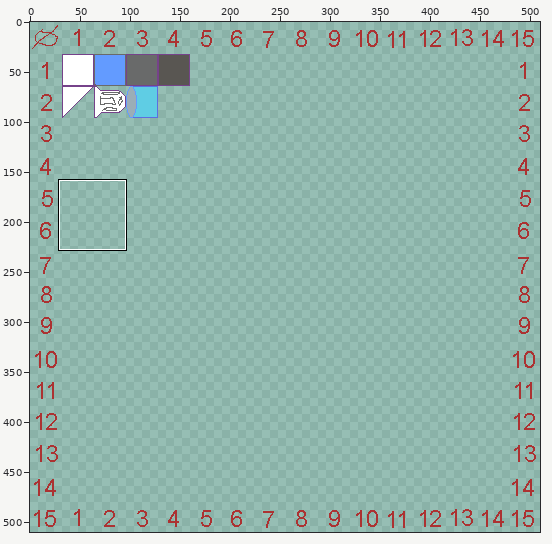
One commit to this pixel-art file: src-resources/ludumDare43/images/ship-001.aseprite. The picture above shows the old version from afar; the outline marks the close-up.
Close-up. Before the commit:
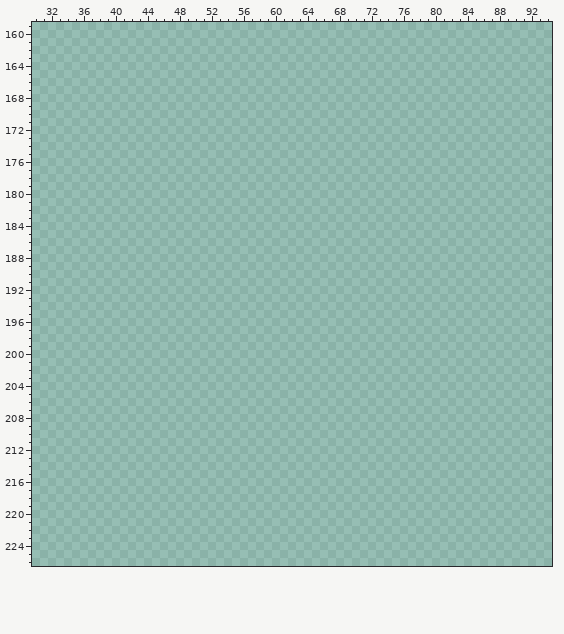
512x512 pixels, 1 frame. Shown: x 30..94, y 159..226. The wide view leaves out empty margins. The commit also changed other parts of the picture, which this record leaves out.
Palette (. is transparent): 
Pixels before (only the part around the change), first column x 31:
159 ................................................................
160 ................................................................
161 ................................................................
162 ................................................................
163 ................................................................
164 ................................................................
165 ................................................................
166 ................................................................
167 ................................................................
168 ................................................................
169 ................................................................
170 ................................................................
171 ................................................................
172 ................................................................
173 ................................................................
174 ................................................................
175 ................................................................
176 ................................................................
177 ................................................................
178 ................................................................
179 ................................................................
180 ................................................................
181 ................................................................
182 ................................................................
183 ................................................................
184 ................................................................
185 ................................................................
186 ................................................................
187 ................................................................
188 ................................................................
189 ................................................................
190 ................................................................
191 ................................................................
192 ................................................................
193 ................................................................
194 ................................................................
195 ................................................................
196 ................................................................
197 ................................................................
198 ................................................................
199 ................................................................
200 ................................................................
201 ................................................................
202 ................................................................
203 ................................................................
204 ................................................................
205 ................................................................
206 ................................................................
207 ................................................................
208 ................................................................
209 ................................................................
210 ................................................................
211 ................................................................
212 ................................................................
213 ................................................................
214 ................................................................
215 ................................................................
216 ................................................................
217 ................................................................
218 ................................................................
219 ................................................................
220 ................................................................
221 ................................................................
222 ................................................................
223 ................................................................
224 ................................................................
225 ................................................................
226 ................................................................
The result:
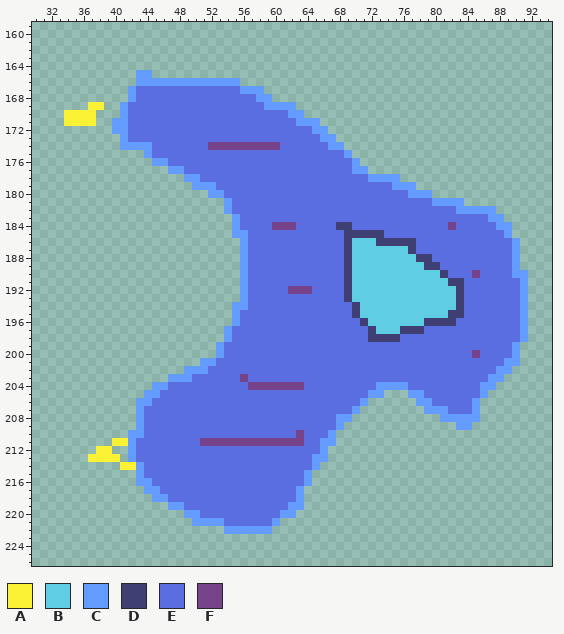
Colours new in this view: A #fbf236  B #5fcde4  C #639bff  D #3f3f74  E #5b6ee1  F #76428a
What changed:
y 165: x 43..44 .. -> CC
y 166: x 43..55 ............. -> CCCCCCCCCCCCC
y 167: x 42..58 ................. -> CEEEEEEEEEEEEECCC
y 168: x 42..59 .................. -> CEEEEEEEEEEEEEEECC
y 169: x 37..38 .. -> AA; x 41..62 ...................... -> CEEEEEEEEEEEEEEEEECCCC
y 170: x 34..37 .... -> AAAA; x 41..63 ....................... -> CEEEEEEEEEEEEEEEEEEEECC
y 171: x 34..37 .... -> AAAA; x 40..65 .......................... -> CCEEEEEEEEEEEEEEEEEEEEECCC
y 172: x 40..66 ........................... -> CCEEEEEEEEEEEEEEEEEEEEEEECC
y 173: x 41..67 ........................... -> CEEEEEEEEEEEEEEEEEEEEEEEECC
y 174: x 41..68 ............................ -> CCCCEEEEEEEFFFFFFFFFEEEEEECC
y 175: x 44..69 .......................... -> CEEEEEEEEEEEEEEEEEEEEEEEEC
y 176: x 45..70 .......................... -> CCEEEEEEEEEEEEEEEEEEEEEEEC
y 177: x 47..71 ......................... -> CCEEEEEEEEEEEEEEEEEEEEECC
y 178: x 49..75 ........................... -> CCEEEEEEEEEEEEEEEEEEEEECCCC
y 179: x 50..77 ............................ -> CCCEEEEEEEEEEEEEEEEEEEEEECCC
y 180: x 52..79 ............................ -> CCEEEEEEEEEEEEEEEEEEEEEEECCC
y 181: x 54..83 .............................. -> CEEEEEEEEEEEEEEEEEEEEEEEEECCCC
y 182: x 54..87 .................................. -> CEEEEEEEEEEEEEEEEEEEEEEEEEEEECCCCC
y 183: x 55..88 .................................. -> CEEEEEEEEEEEEEEEEEEEEEEEEEEEEEEECC
y 184: x 55..89 ................................... -> CEEEEFFFEEEEEDDEEEEEEEEEEEEFEEEEECC
y 185: x 55..89 ................................... -> CCEEEEEEEEEEEEDDDDDEEEEEEEEEEEEEEEC
y 186: x 56..90 ................................... -> CEEEEEEEEEEEEDBBBDDDDDEEEEEEEEEEEEC
y 187: x 56..90 ................................... -> CEEEEEEEEEEEEDBBBBBBBDEEEEEEEEEEEEC
y 188: x 56..90 ................................... -> CEEEEEEEEEEEEDBBBBBBBBDDEEEEEEEEEEC
y 189: x 56..90 ................................... -> CEEEEEEEEEEEEDBBBBBBBBBDDEEEEEEEEEC
y 190: x 56..91 .................................... -> CEEEEEEEEEEEEDBBBBBBBBBBBDEEEFEEEECC
y 191: x 56..91 .................................... -> CEEEEEEEEEEEEDBBBBBBBBBBBBDDEEEEEEEC
y 192: x 56..91 .................................... -> CEEEEEFFFEEEEDBBBBBBBBBBBBBDEEEEEEEC
y 193: x 56..91 .................................... -> CEEEEEEEEEEEEDBBBBBBBBBBBBBDEEEEEEEC
y 194: x 55..91 ..................................... -> CCEEEEEEEEEEEEEDBBBBBBBBBBBBDEEEEEEEC
y 195: x 55..91 ..................................... -> CEEEEEEEEEEEEEEDBBBBBBBBBBBDDEEEEEEEC
y 196: x 55..91 ..................................... -> CEEEEEEEEEEEEEEEDBBBBBBBDDDDEEEEEEEEC
y 197: x 54..91 ...................................... -> CEEEEEEEEEEEEEEEEEDBBBDDDEEEEEEEEEEEEC
y 198: x 54..91 ...................................... -> CEEEEEEEEEEEEEEEEEDDDDEEEEEEEEEEEEEEEC
y 199: x 53..90 ...................................... -> CEEEEEEEEEEEEEEEEEEEEEEEEEEEEEEEEEEEEC
y 200: x 53..90 ...................................... -> CEEEEEEEEEEEEEEEEEEEEEEEEEEEEEEEFEEEEC
y 201: x 51..90 ........................................ -> CCEEEEEEEEEEEEEEEEEEEEEEEEEEEEEEEEEEEECC
y 202: x 49..89 ......................................... -> CCCEEEEEEEEEEEEEEEEEEEEEEEEEEEEEEEEEEEECC
y 203: x 47..88 .......................................... -> CCCEEEEEEFEEEEEEEEEEEEEEEEEEEEEEEEEEEEEECC
y 204: x 45..87 ........................................... -> CCEEEEEEEEEEFFFFFFFEEEEEEEEECCCCEEEEEEEEECC
y 205: x 44..73 .............................. -> CCEEEEEEEEEEEEEEEEEEEEEEEEEECC; x 77..86 .......... -> CCEEEEEEEC
y 206: x 43..71 ............................. -> CCEEEEEEEEEEEEEEEEEEEEEEEEEEC; x 78..85 ........ -> CCEEEEEC
y 207: x 43..70 ............................ -> CEEEEEEEEEEEEEEEEEEEEEEEEEEC; x 79..85 ....... -> CCCEEEC
y 208: x 43..69 ........................... -> CEEEEEEEEEEEEEEEEEEEEEEEECC; x 81..85 ..... -> CCCCC
y 209: x 43..68 .......................... -> CEEEEEEEEEEEEEEEEEEEEEEEEC; x 83..84 .. -> CC
y 210: x 42..67 .......................... -> CCEEEEEEEEEEEEEEEEEEEFEEEC
y 211: x 40..67 ............................ -> AACEEEEEEEEFFFFFFFFFFFFFEECC
y 212: x 38..39 .. -> AA; x 42..66 ......................... -> CEEEEEEEEEEEEEEEEEEEEEEEC
y 213: x 37..40 .... -> AAAA; x 42..66 ......................... -> CEEEEEEEEEEEEEEEEEEEEEECC
y 214: x 41..65 ......................... -> AACEEEEEEEEEEEEEEEEEEEEEC
y 215: x 43..64 ...................... -> CEEEEEEEEEEEEEEEEEEEEC
y 216: x 43..64 ...................... -> CCEEEEEEEEEEEEEEEEEEEC
y 217: x 44..63 .................... -> CCEEEEEEEEEEEEEEEEEC
y 218: x 45..63 ................... -> CCEEEEEEEEEEEEEEEEC
y 219: x 47..63 ................. -> CCEEEEEEEEEEEEECC
y 220: x 49..62 .............. -> CCEEEEEEEEEECC
y 221: x 50..60 ........... -> CCCCEEEEEEC
y 222: x 54..59 ...... -> CCCCCC
